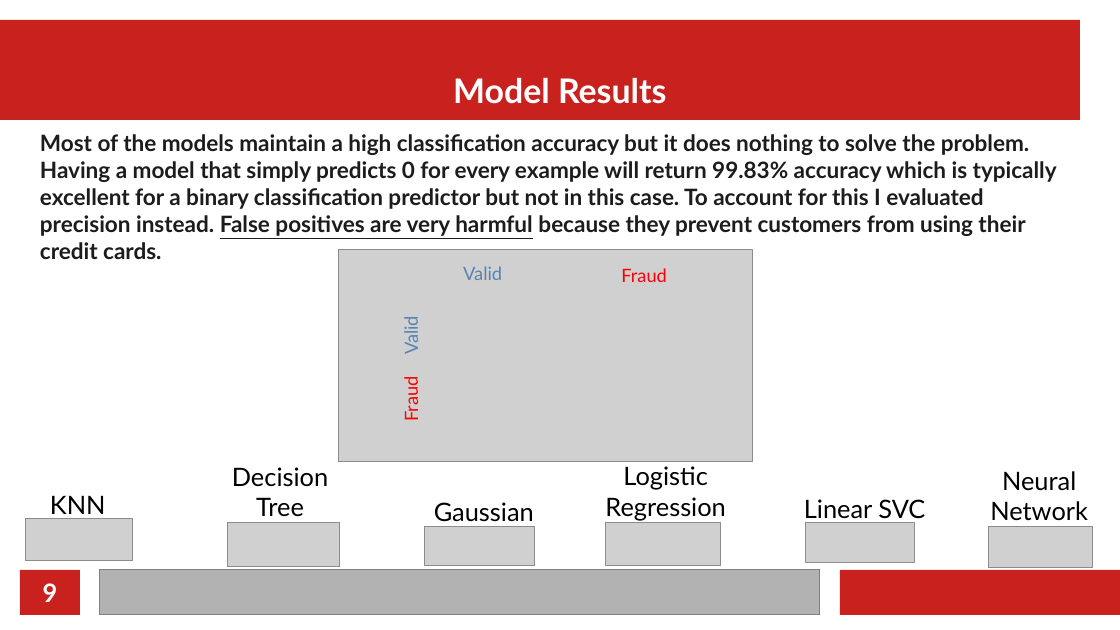
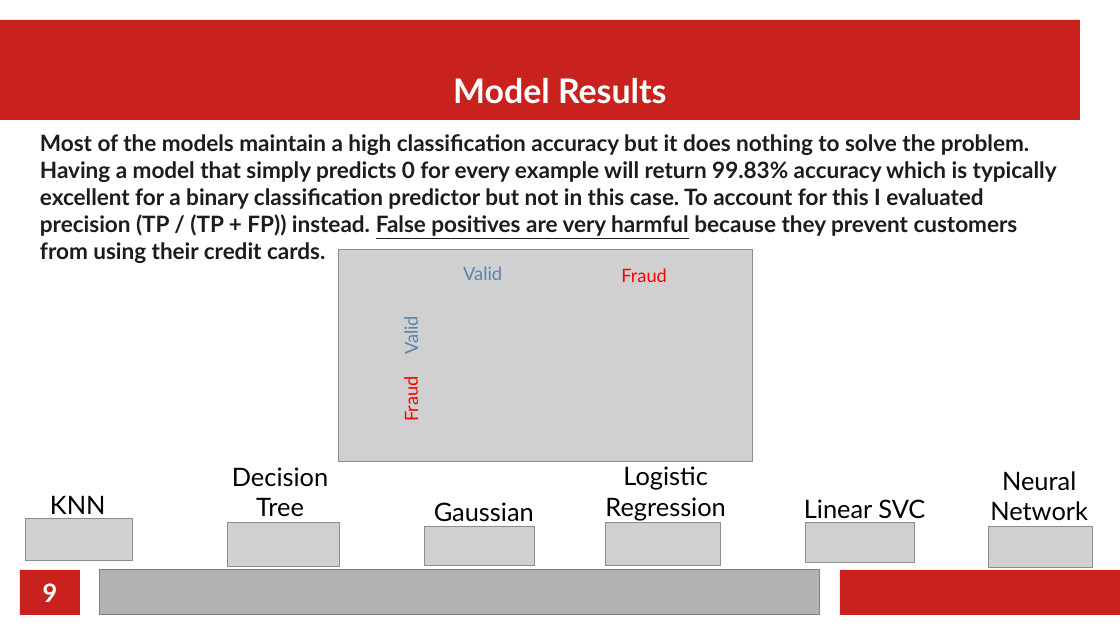
Before and after one commit to alexlux58/Machine-Learning-Project, a slide deck: slide 9 of Presentation/Credit Card Fraud Presentation.odp. Drawn at 1120x630 pixels with LibreOffice and Linux fonts; fonts in the diff are those of the drawing; grey boxes stand for pictures. Boxes give left, top, right and bottom in pixels: in the first picture for what was removed or moved away, otherwise in the second. Text is boxed around its words. In the diff, an @@ line names an element or a change of style, - is before the commit and + after.

Commit message:
finished

```diff
--- a/Presentation/Credit Card Fraud Presentation.odp
+++ b/Presentation/Credit Card Fraud Presentation.odp
@@ text at [40, 134, 1057, 263]: text changed @@
-Most of the models maintain a high classification accuracy but it does nothing to solve the problem. Having a model that simply predicts 0 for every example will return 99.83% accuracy which is typically excellent for a binary classification predictor but not in this case. To account for this I evaluated precision instead. False positives are very harmful because they prevent customers from using their credit cards.
+Most of the models maintain a high classification accuracy but it does nothing to solve the problem. Having a model that simply predicts 0 for every example will return 99.83% accuracy which is typically excellent for a binary classification predictor but not in this case. To account for this I evaluated precision (TP / (TP + FP)) instead. False positives are very harmful because they prevent customers from using their credit cards.
```
Also in this commit, not shown: 1 other slide changed, 1 slide added, 1 slide removed.
